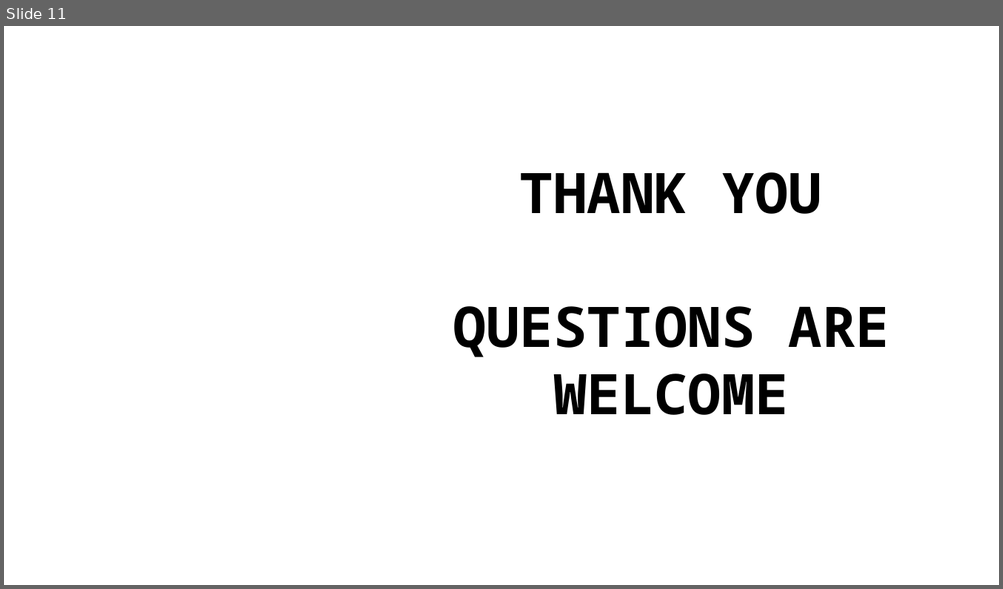
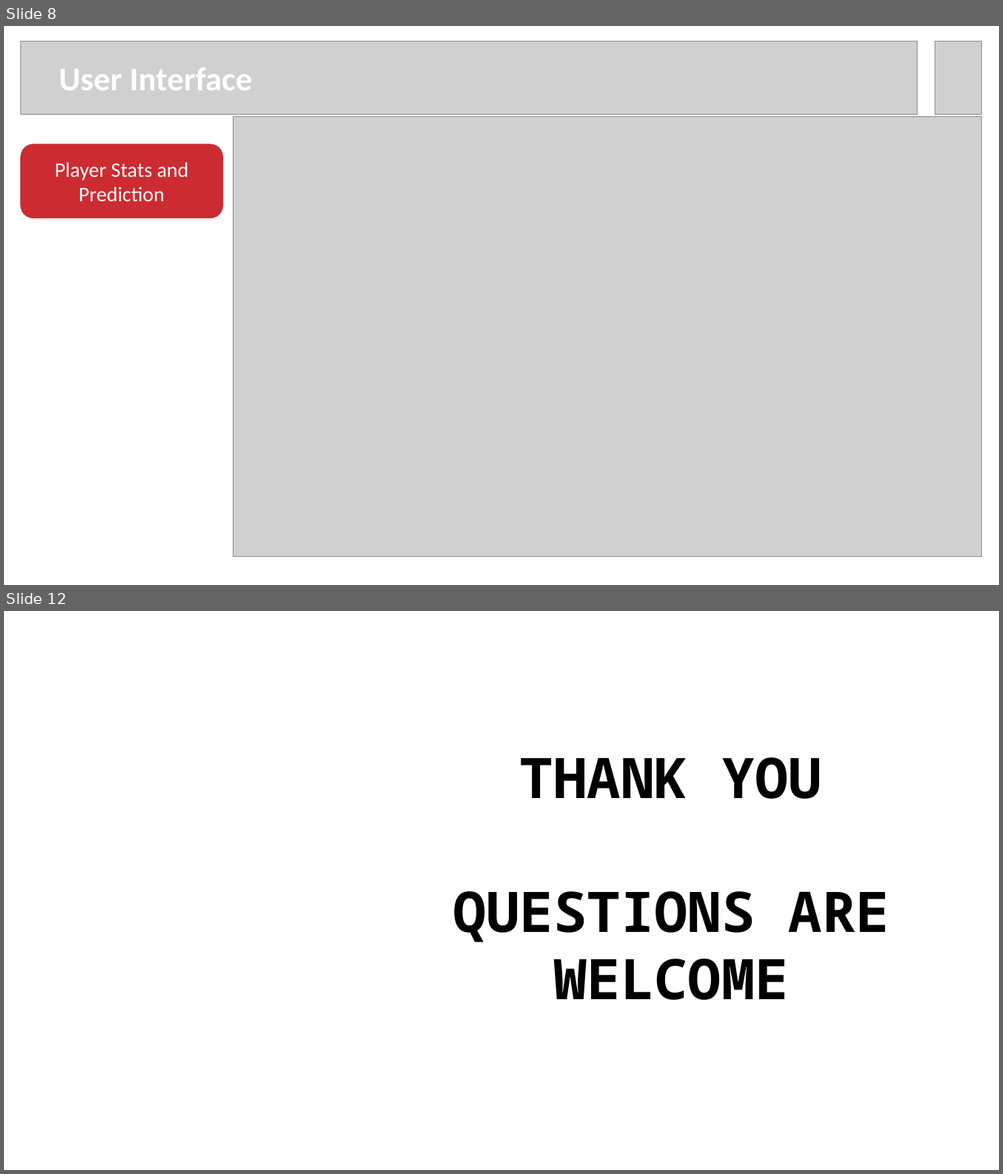
Before and after one commit to rmertoztop/project_4, a slide deck: Resources/NBA Project PPT.pptx. Shown one above the other, each under a label of ours: slide 11 before the commit, slides 8 and 12 after it; the slides between them are not shown. The pictures are 1003x589 and 1003x1174 pixels, drawn with LibreOffice and Linux fonts; fonts in the diff are those of the drawing; grey boxes stand for pictures; background and template pictures are left out. Boxes give left, top, right and bottom in pixels: in the first picture for what was removed or moved away, otherwise in the second. Text is boxed around its words. In the diff, an @@ line names an element or a change of style, - is before the commit and + after.

```diff
--- a/Resources/NBA Project PPT.pptx
+++ b/Resources/NBA Project PPT.pptx
@@ slide 8 added at box(4, 26, 999, 585), background #FFFFFF @@
@@ picture added at box(21, 41, 917, 114) @@
@@ picture added at box(935, 41, 982, 114) @@
@@ text added at box(59, 67, 253, 90), 32 pt, text #FFFFFF, bold @@
+User Interface
@@ picture added at box(233, 117, 982, 558) @@
@@ rounded rectangle added at box(21, 144, 222, 218), fill #CC2B31, outline #CC2B31 1 pt, 20 pt, text #FFFFFF @@
+Player Stats and Prediction
@@ what was slide 11 is now slide 12 @@
```
Also in this commit, not shown: 5 slides changed, 5 other slides added, 5 slides removed, 2 other files.
